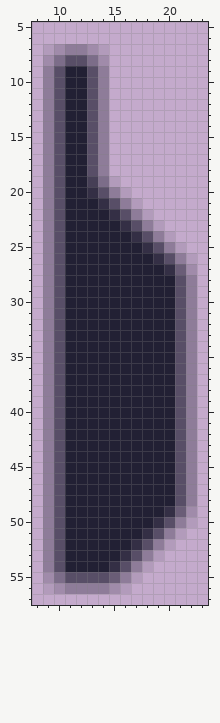
Pixel-art sprite -- feelin-frisky/src/feelin-frisky/art/items_deadly/knife.png. This is how it looked before the edit.
The file is 32x64 pixels. Shown: x 8..23, y 5..57.
After:
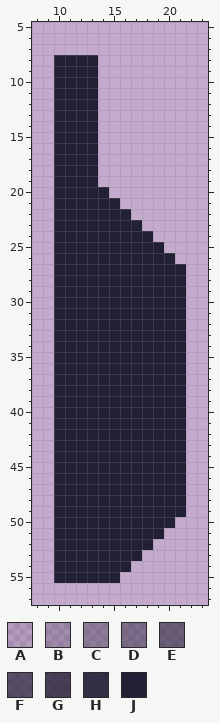
Palette (. is transparent): A #2220341c  B #22203439  C #22203455  D #22203471  E #2220348e  F #222034aa  G #222034c6  H #222034e3  J #222034
From old to new:
y 7: x 9..14 ABCCBA -> ......
y 8: x 9..14 BDFFDB -> .JJJJ.
y 9..18: x 9..10 CF -> .J; x 13..14 FC -> J.
y 19: x 9..10 CF -> .J; x 13..15 GDA -> J..
y 20: x 9..10 CF -> .J; x 13..16 HFCA -> JJ..
y 21: x 9..10 CF -> .J; x 14..17 HFCA -> JJ..
y 22: x 9..10 CF -> .J; x 15..18 HFCA -> JJ..
y 23: x 9..10 CF -> .J; x 16..19 HFCA -> JJ..
y 24: x 9..10 CF -> .J; x 17..20 HFCA -> JJ..
y 25: x 9..10 CF -> .J; x 18..21 HFCA -> JJ..
y 26: x 9..10 CF -> .J; x 19..22 HFCA -> JJ..
y 27: x 9..10 CF -> .J; x 20..22 HEB -> JJ.
y 28..48: x 9..10 CF -> .J; x 21..22 FC -> J.
y 49: x 9..10 CF -> .J; x 20..22 HEB -> JJ.
y 50: x 9..10 CF -> .J; x 19..22 HFCA -> JJ..
y 51: x 9..10 CF -> .J; x 18..21 HFCA -> JJ..
y 52: x 9..10 CF -> .J; x 17..20 HFCA -> JJ..
y 53: x 9..10 CF -> .J; x 16..19 HFCA -> JJ..
y 54: x 9..10 CF -> .J; x 15..18 HFCA -> JJ..
y 55: x 9..17 BDFFFFECA -> .JJJJJJ..
y 56: x 9..16 ABCCCCBA -> ........
Boxes around the changes in both pictures, in picture pixels (x1, y1, x2, y2):
changed: (43, 44, 197, 594)
